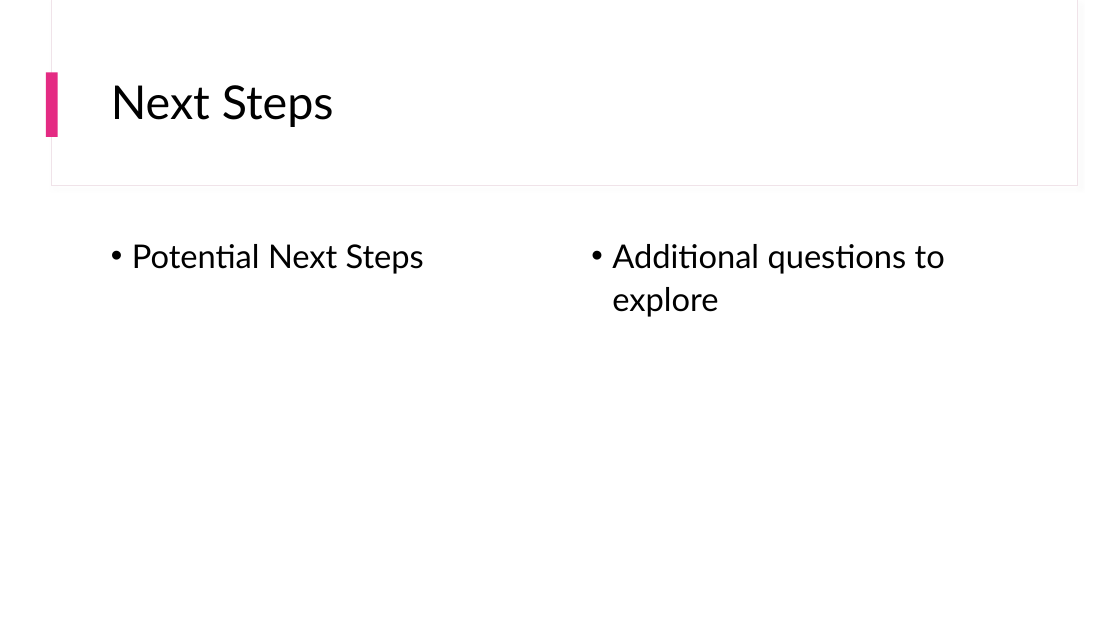
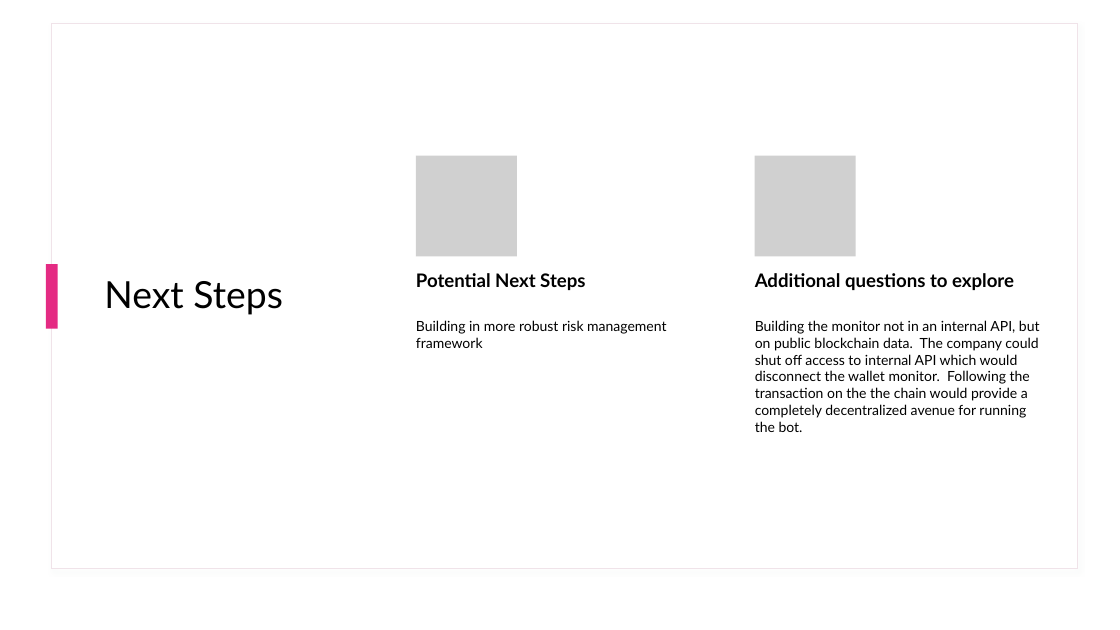
Before and after one commit to Joshbazz/polymarket_copy_trader, a slide deck: slide 10 of Capstone Presentation.pptx (slide 5 before the commit). Drawn at 1120x630 pixels with LibreOffice and Linux fonts; fonts in the diff are those of the drawing; grey boxes stand for pictures. Boxes give left, top, right and bottom in pixels: in the first picture for what was removed or moved away, otherwise in the second. Text is boxed around its words. In the diff, an @@ line names an element or a change of style, - is before the commit and + after.

```diff
--- a/Capstone Presentation.pptx
+++ b/Capstone Presentation.pptx
@@ rectangle added at box(0, 0, 1120, 630), fill #FFFFFF @@
@@ rectangle added at box(51, 24, 1077, 569), fill #FFFFFF, outline #F0E3E9 1 pt @@
@@ title "Next Steps": place and size @@
-title "Next Steps" at box(111, 85, 334, 127)
+title "Next Steps" at box(104, 281, 283, 315)
@@ title "Next Steps" at box(104, 281, 283, 315): size 40 to 32 pt @@
@@ rectangle removed at box(46, 72, 58, 137) @@
@@ rectangle added at box(46, 264, 58, 329), fill #E42B83 @@
@@ text "Potential Next Steps" at box(416, 273, 585, 290): size 28 to 16 pt, bold on; bullet • to none; line spacing 1.1 to 1; less space between paragraphs @@
@@ text "Potential Next Steps": place and size @@
-text "Potential Next Steps" at box(132, 244, 424, 274)
+text "Potential Next Steps" at box(416, 273, 585, 290)
@@ text "Additional questions to explore": place and size @@
-text "Additional questions to explore" at box(612, 244, 945, 317)
+text "Additional questions to explore" at box(755, 273, 1014, 290)
@@ text "Additional questions to explore" at box(755, 273, 1014, 290): size 28 to 16 pt, bold on; bullet • to none; line spacing 1.1 to 1; less space between paragraphs @@
@@ group added at box(416, 155, 1040, 432): 2 pictures, 2 texts @@
+Building in more robust risk management framework
+Building the monitor not in an internal API, but on public blockchain data. The company could shut off access to internal API which would disconnect the wallet monitor. Following the transaction on the the chain would provide a completely decentralized avenue for running the bot.
```
Also in this commit, not shown: 8 slides added, 3 slides removed, 3 other files.
